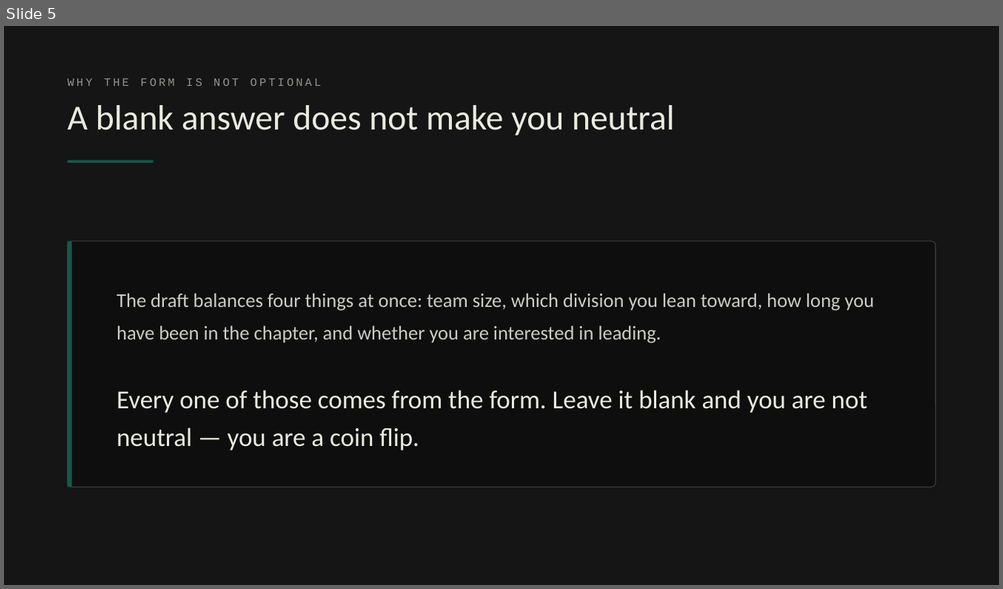
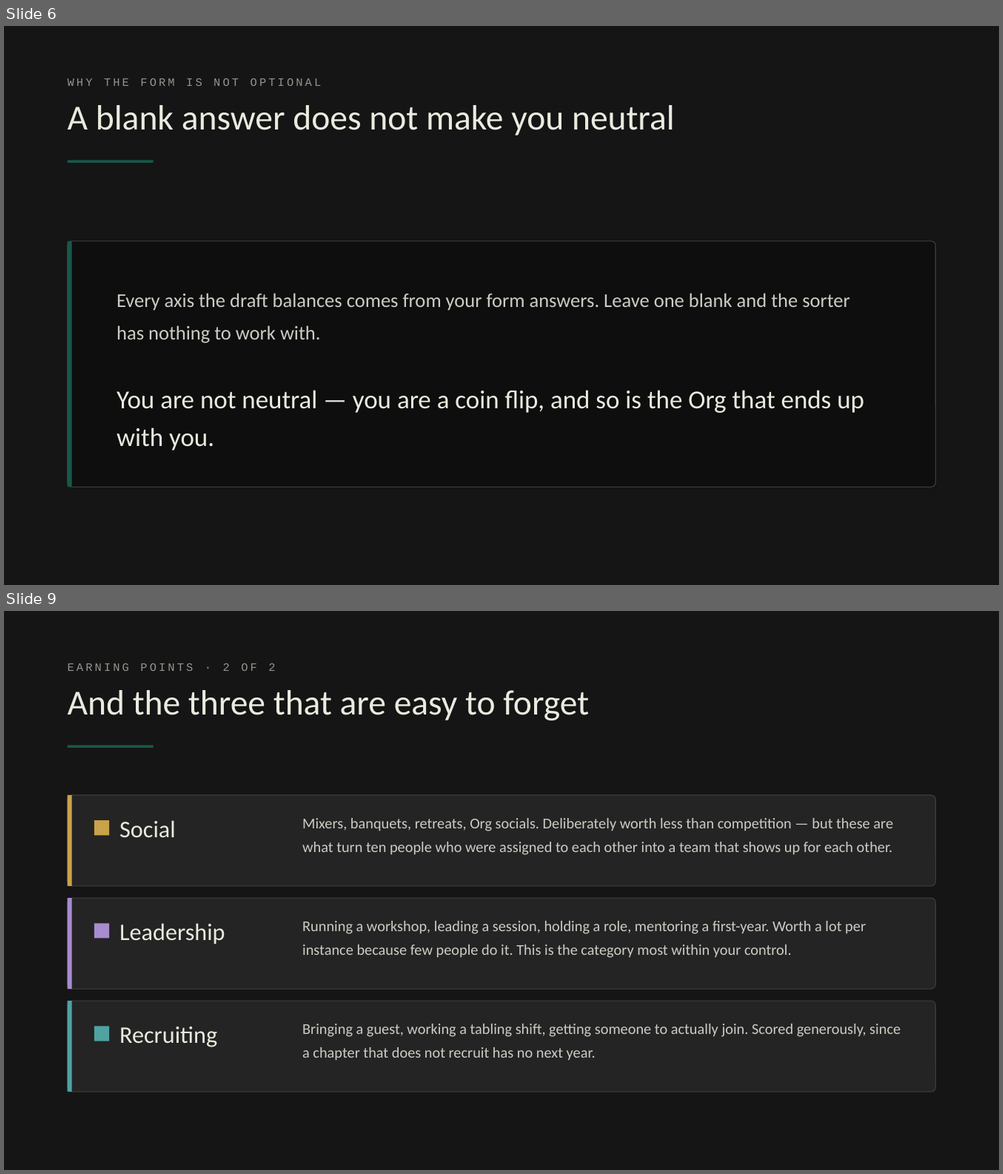
Before and after one commit to Slifronic/org-draft, a slide deck: slides/PBL-orientation.pptx. Shown one above the other, each under a label of ours: slide 5 before the commit, slides 6 and 9 after it; the slides between them are not shown. The pictures are 1003x589 and 1003x1174 pixels, drawn with LibreOffice and Linux fonts; fonts in the diff are those of the drawing. Boxes give left, top, right and bottom in pixels: in the first picture for what was removed or moved away, otherwise in the second. Text is boxed around its words. In the diff, an @@ line names an element or a change of style, - is before the commit and + after.

```diff
--- a/slides/PBL-orientation.pptx
+++ b/slides/PBL-orientation.pptx
@@ slide 9 added at (4, 611, 999, 1170), background #151515 @@
@@ text added at (68, 664, 275, 671), 11 pt, text #94958E @@
+EARNING POINTS · 2 OF 2
@@ text added at (68, 690, 589, 721), 34 pt, text #E9EBDF @@
+And the three that are easy to forget
@@ rectangle added at (68, 745, 153, 749), fill #185849 @@
@@ rounded rectangle added at (68, 795, 935, 886), fill #242424, outline #3F403D 0.75 pt @@
@@ rectangle added at (68, 795, 72, 886), fill #C9A24A @@
@@ rectangle added at (94, 820, 109, 835), fill #C9A24A @@
@@ text added at (119, 820, 176, 838), 23 pt, text #E9EBDF @@
+Social
@@ text added at (302, 818, 893, 855), 14.5 pt, text #CBCCC4 @@
+Mixers, banquets, retreats, Org socials. Deliberately worth less than competition — but these are what turn ten people who were assigned to each other into a team that shows up for each other.
@@ rounded rectangle added at (68, 898, 935, 989), fill #242424, outline #3F403D 0.75 pt @@
@@ rectangle added at (68, 898, 72, 989), fill #A98BD0 @@
@@ text added at (302, 921, 865, 958), 14.5 pt, text #CBCCC4 @@
+Running a workshop, leading a session, holding a role, mentoring a first-year. Worth a lot per instance because few people do it. This is the category most within your control.
@@ rectangle added at (94, 923, 109, 939), fill #A98BD0 @@
@@ text added at (119, 923, 225, 944), 23 pt, text #E9EBDF @@
+Leadership
@@ rounded rectangle added at (68, 1001, 935, 1092), fill #242424, outline #3F403D 0.75 pt @@
@@ rectangle added at (68, 1001, 72, 1092), fill #4FA3A3 @@
@@ rectangle added at (94, 1027, 109, 1042), fill #4FA3A3 @@
@@ text added at (119, 1027, 217, 1048), 23 pt, text #E9EBDF @@
+Recruiting
@@ text added at (302, 1024, 900, 1061), 14.5 pt, text #CBCCC4 @@
+Bringing a guest, working a tabling shift, getting someone to actually join. Scored generously, since a chapter that does not recruit has no next year.
@@ what was slide 5 is now slide 6 @@
@@ slide 6 changed as well @@
@@ text at (116, 293, 850, 343): text changed @@
-The draft balances four things at once: team size, which division you lean toward, how long you have been in the chapter, and whether you are interested in leading.
+Every axis the draft balances comes from your form answers. Leave one blank and the sorter has nothing to work with.
@@ text at (116, 390, 864, 451): text changed @@
-Every one of those comes from the form. Leave it blank and you are not neutral — you are a coin flip.
+You are not neutral — you are a coin flip, and so is the Org that ends up with you.
```
Also in this commit, not shown: 7 other slides changed, 7 other slides added, 8 slides removed, 4 other files.
